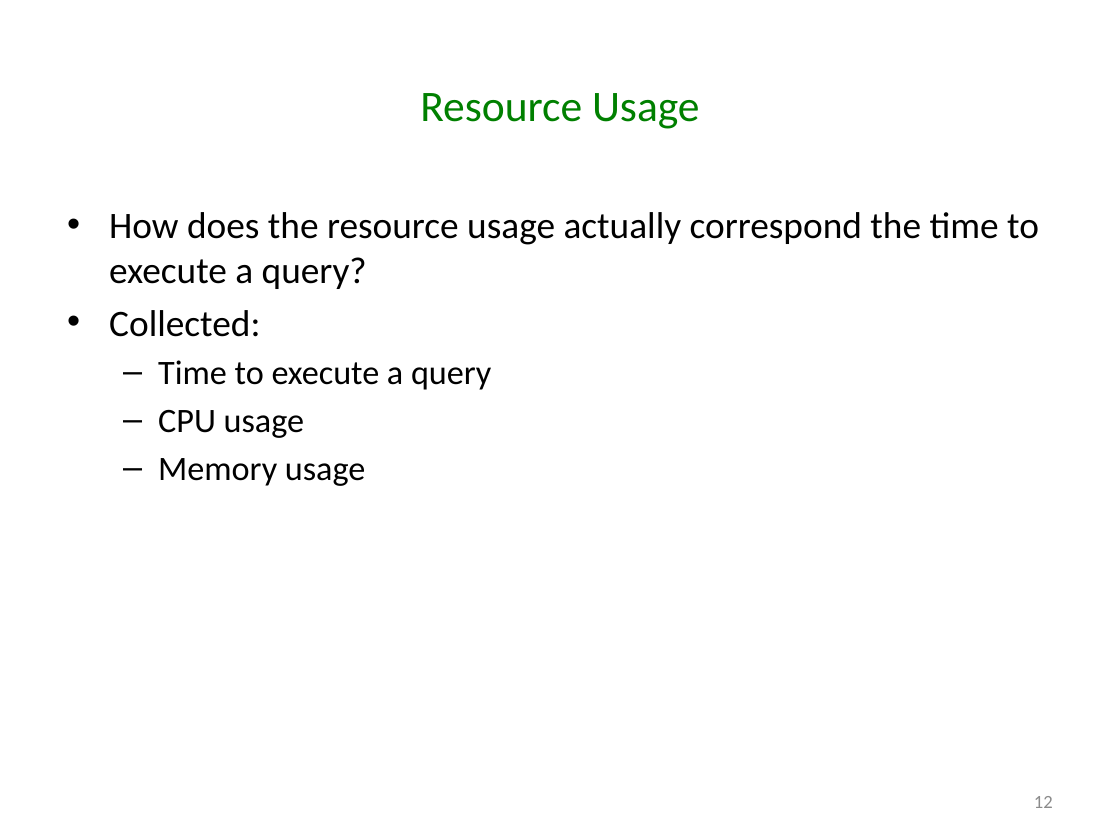
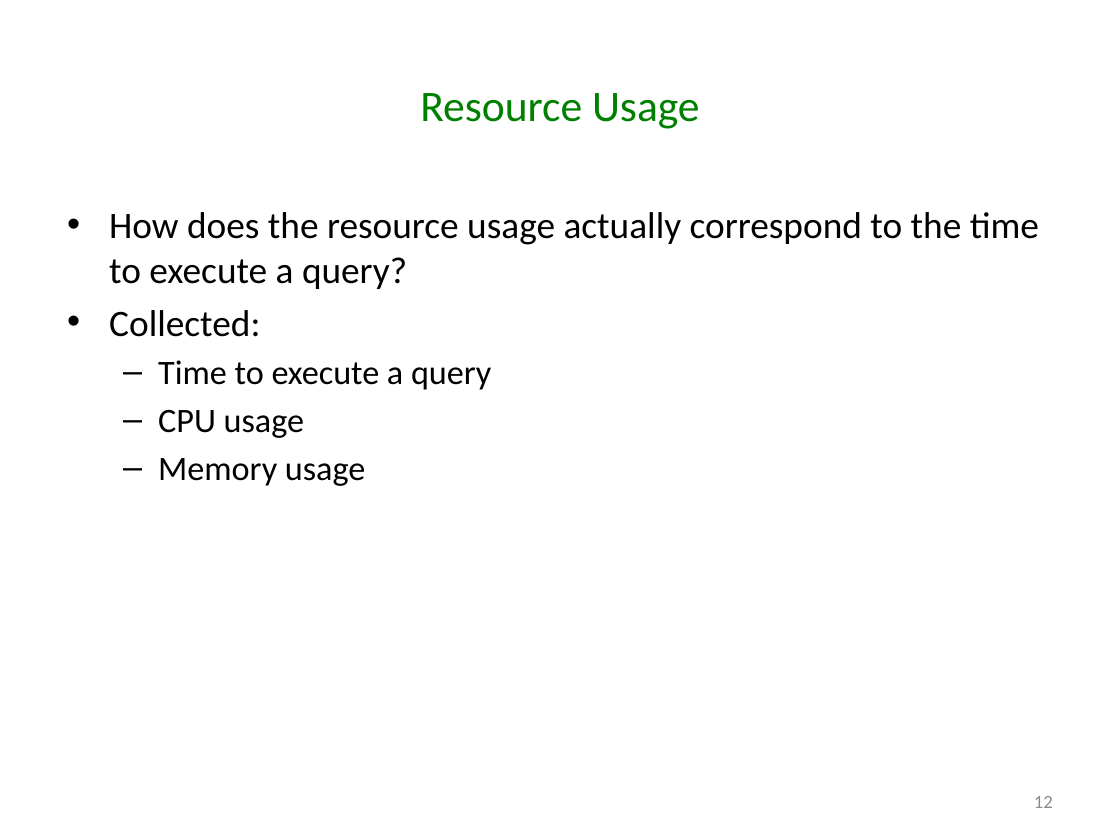
Before and after one commit to godares79/CS848-Project, a slide deck: slide 12 of PresentationSlides/Presentation.pptx. Drawn at 1120x840 pixels with LibreOffice and Linux fonts; fonts in the diff are those of the drawing. Boxes give left, top, right and bottom in pixels: in the first picture for what was removed or moved away, otherwise in the second. Text is boxed around its words. In the diff, an @@ line names an element or a change of style, - is before the commit and + after.

Commit message:
slides

```diff
--- a/PresentationSlides/Presentation.pptx
+++ b/PresentationSlides/Presentation.pptx
@@ text at box(109, 212, 1039, 289): text changed @@
-• How does the resource usage actually correspond the time to execute a query?
+• How does the resource usage actually correspond to the time to execute a query?
```
Also in this commit, not shown: 1 other slide changed.
